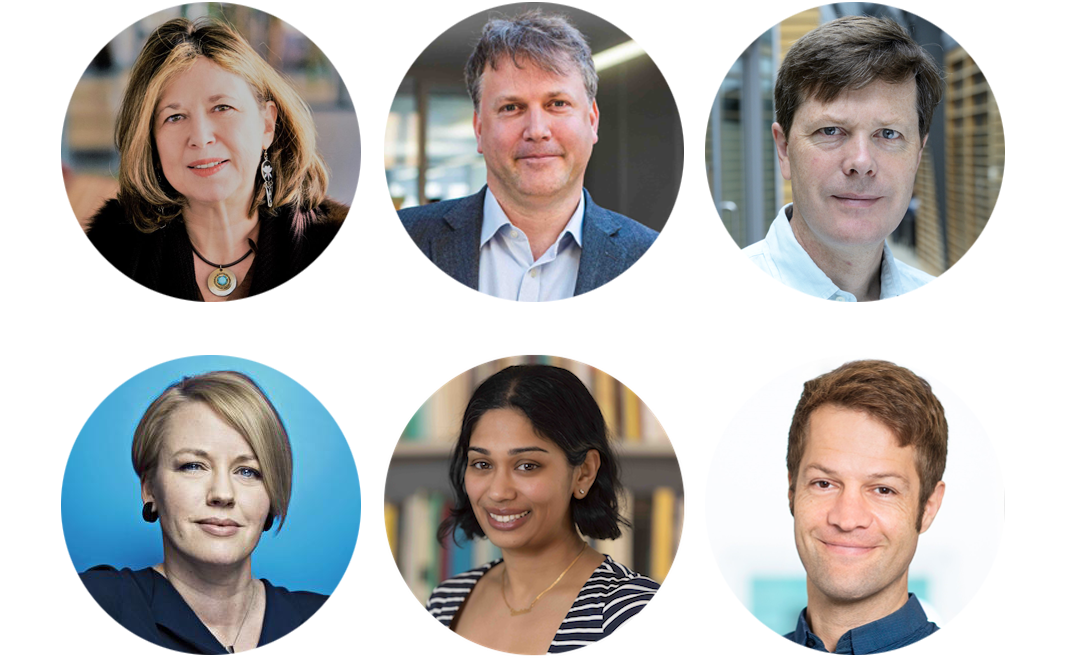
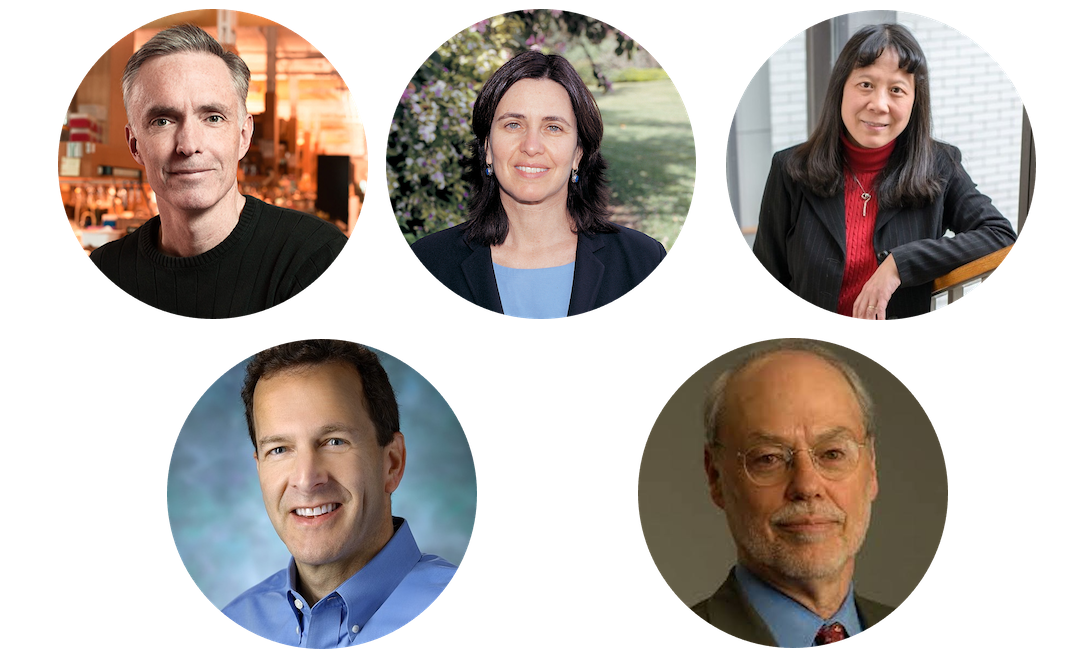
Before/after of a 1065 x 668 layered artwork. What changed in the layer stack:
renamed "Pasted Layer #5" to "Shafi_Goldwasser.png", painted on it over [left=384, top=2, right=696, bottom=319]
renamed "Pasted Layer #4" to "Phillip_Sharp.png", painted on it over [left=638, top=338, right=1005, bottom=655]
renamed "Pasted Layer #3" to "Steven_Salzberg.png", painted on it over [left=167, top=339, right=687, bottom=656]
removed layer "Pasted Layer #2" over [left=61, top=355, right=361, bottom=655]
renamed "Pasted Layer #1" to "Xihong_Lin.png", painted on it over [left=705, top=2, right=1036, bottom=320]
renamed "Pasted Layer" to "Jim_Collins.png", painted on it over [left=58, top=2, right=368, bottom=319]
